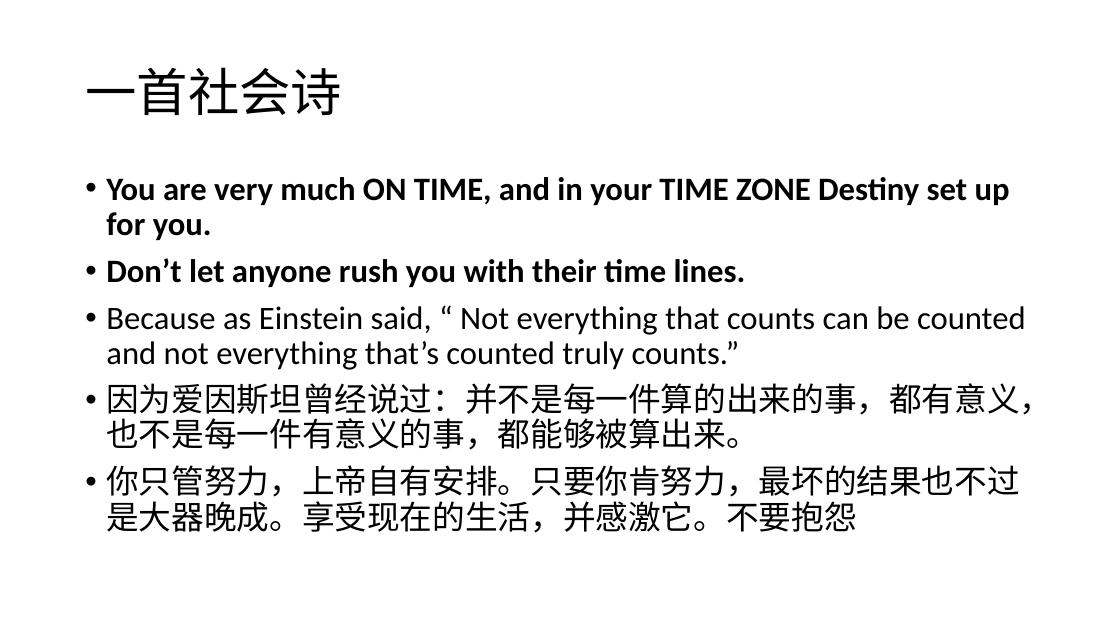
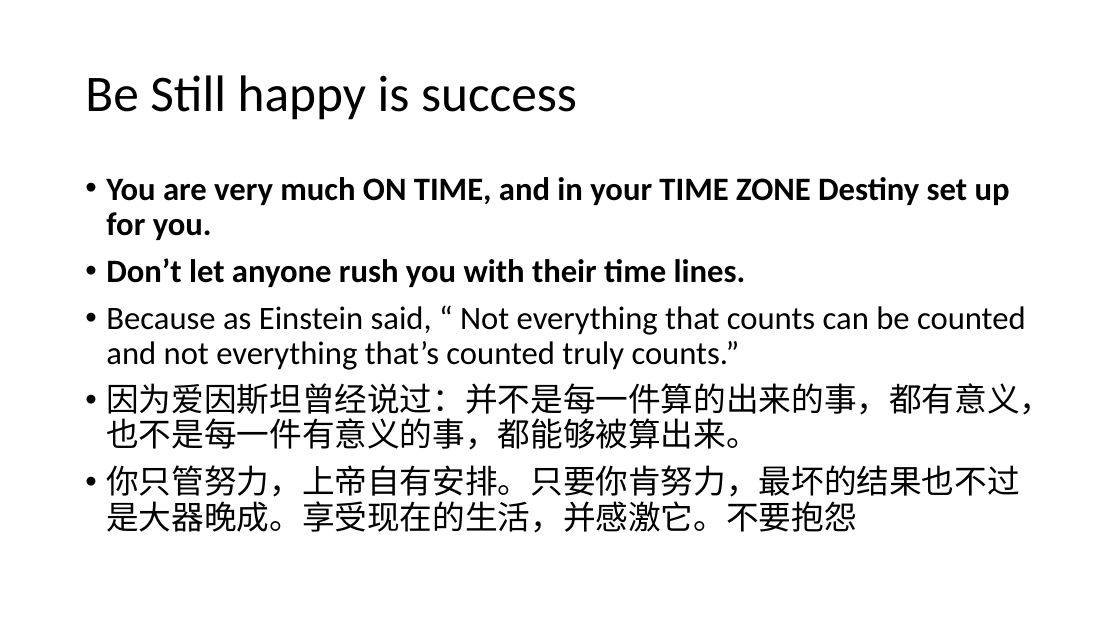
Before and after one commit to Yonahwang/God_with_me, a slide deck: slide 2 of 2018Q2/TGIF/TGIP_June6.pptx. Drawn at 1120x630 pixels with LibreOffice and Linux fonts; fonts in the diff are those of the drawing. Boxes give left, top, right and bottom in pixels: in the first picture for what was removed or moved away, otherwise in the second. Text is boxed around its words. In the diff, an @@ line names an element or a change of style, - is before the commit and + after.

```diff
--- a/2018Q2/TGIF/TGIP_June6.pptx
+++ b/2018Q2/TGIF/TGIP_June6.pptx
@@ title at (x1=85, y1=75, x2=577, y2=120): text changed @@
-一首社会诗
+Be Still happy is success
```
Also in this commit, not shown: 3 other slides changed, 2 slides added, 1 slide removed, 3 other files.
